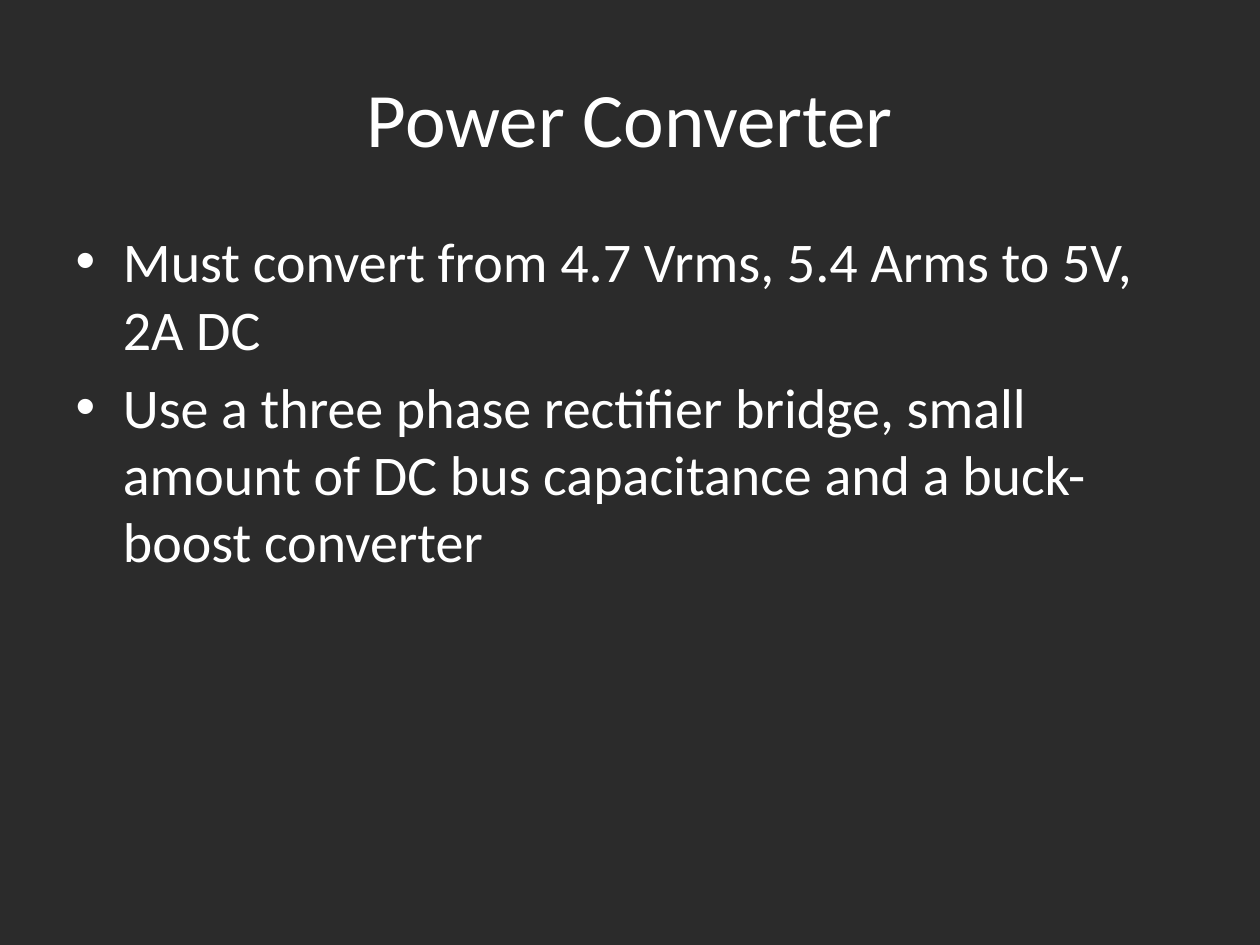
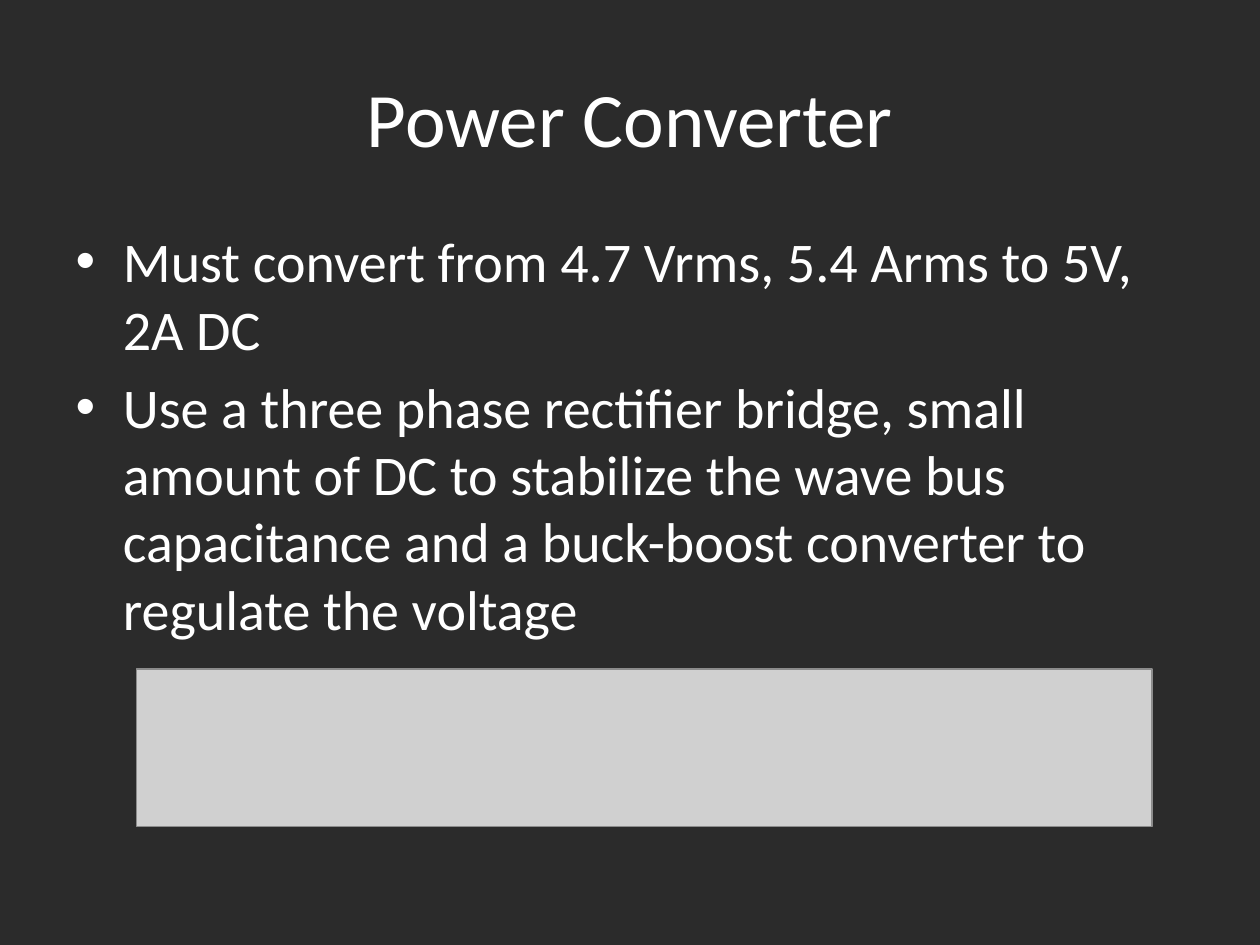
Before and after one commit to mickeyboss123/enel427, a slide deck: slide 17 of Powerpoint for Orals.pptx (slide 12 before the commit). Drawn at 1260x945 pixels with LibreOffice and Linux fonts; fonts in the diff are those of the drawing; grey boxes stand for pictures; background and template pictures are left out; a plain dark background stands for a picture behind light text. Boxes give left, top, right and bottom in pixels: in the first picture for what was removed or moved away, otherwise in the second. Text is boxed around its words. In the diff, an @@ line names an element or a change of style, - is before the commit and + after.

```diff
--- a/Powerpoint for Orals.pptx
+++ b/Powerpoint for Orals.pptx
@@ text at box(123, 389, 1086, 640): text changed @@
-• Use a three phase rectifier bridge, small amount of DC bus capacitance and a buck-boost converter
+• Use a three phase rectifier bridge, small amount of DC to stabilize the wave bus capacitance and a buck-boost converter to regulate the voltage
@@ picture added at box(136, 669, 1152, 827) @@
```
Also in this commit, not shown: 6 other slides changed, 1 slide removed.
